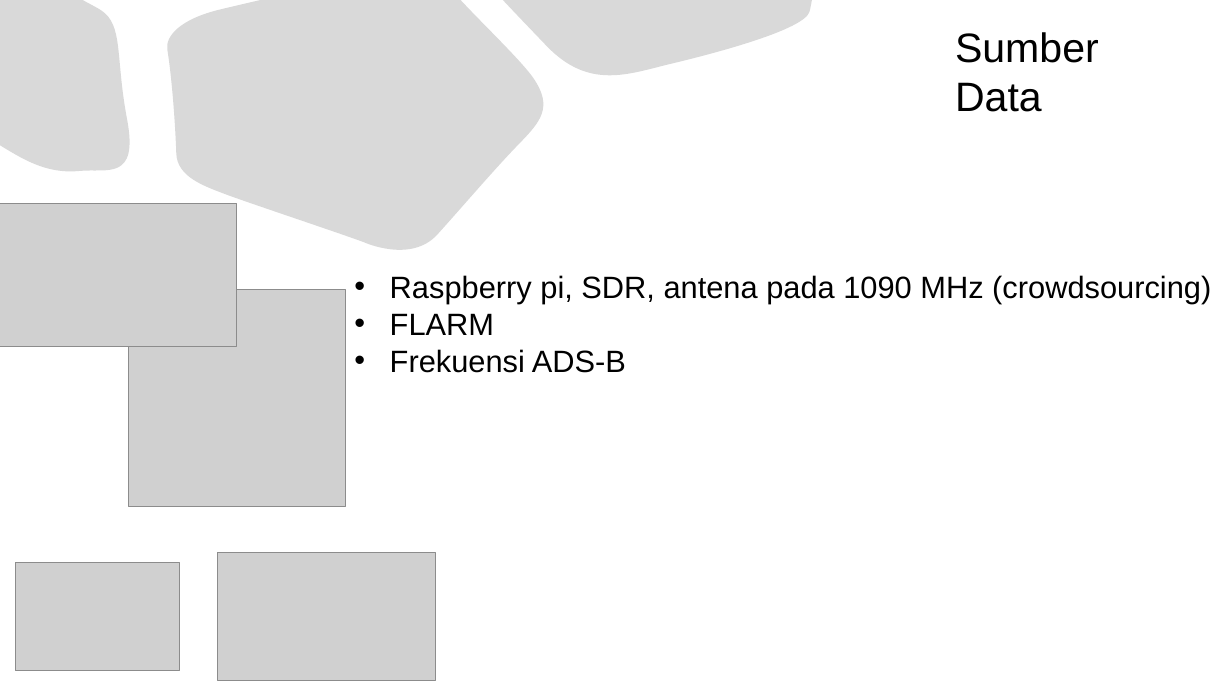
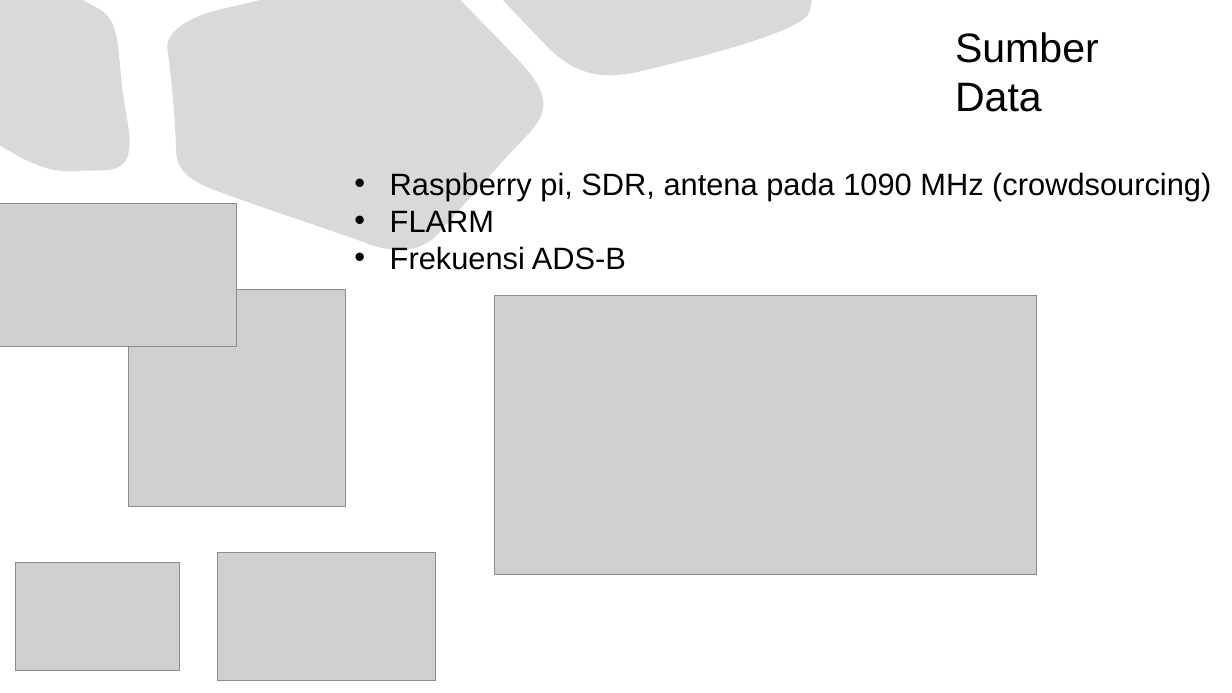
Before and after one commit to jendralhxr/bigdata, a slide deck: slide 6 of case_opensky.pptx. Drawn at 1232x693 pixels with LibreOffice and Linux fonts; fonts in the diff are those of the drawing; grey boxes stand for pictures. Boxes give left, top, right and bottom in pixels: in the first picture for what was removed or moved away, otherwise in the second. Text is boxed around its words. In the diff, an @@ line names an element or a change of style, - is before the commit and + after.

```diff
--- a/case_opensky.pptx
+++ b/case_opensky.pptx
@@ text "Raspberry pi, SDR, antena pada ...": place and size @@
-text "Raspberry pi, SDR, antena pada ..." at [390, 275, 1211, 373]
+text "Raspberry pi, SDR, antena pada ..." at [390, 172, 1211, 270]
@@ picture added at [495, 296, 1037, 576] @@
```
Also in this commit, not shown: 3 other slides changed, 4 slides added, 1 slide removed.
